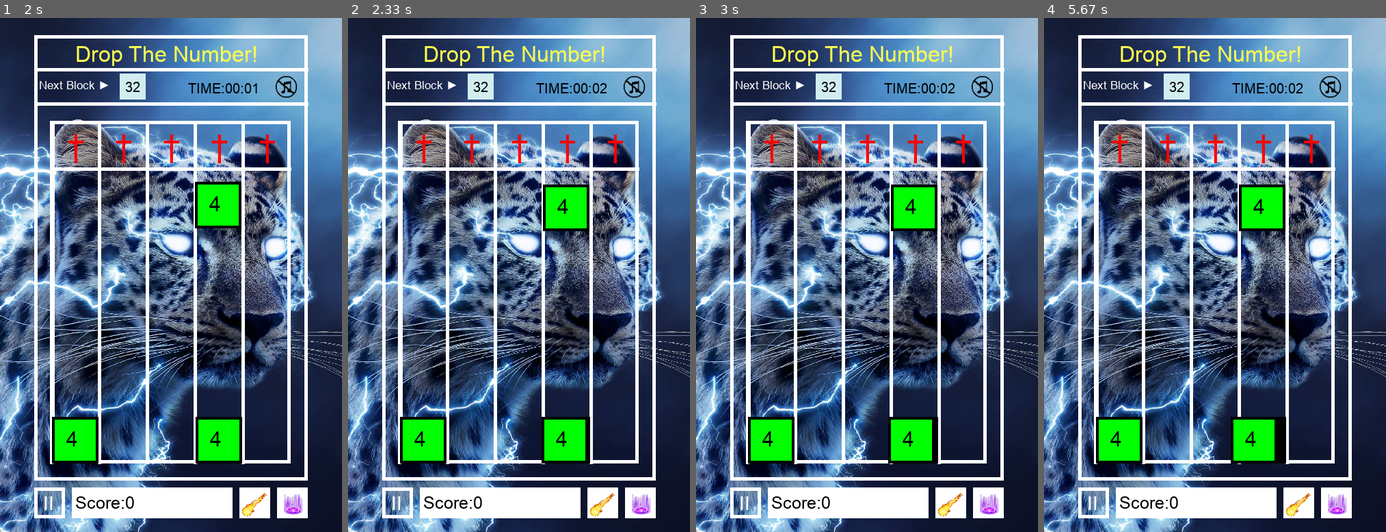
Above: before the commit, frames 1-4 (left to right).
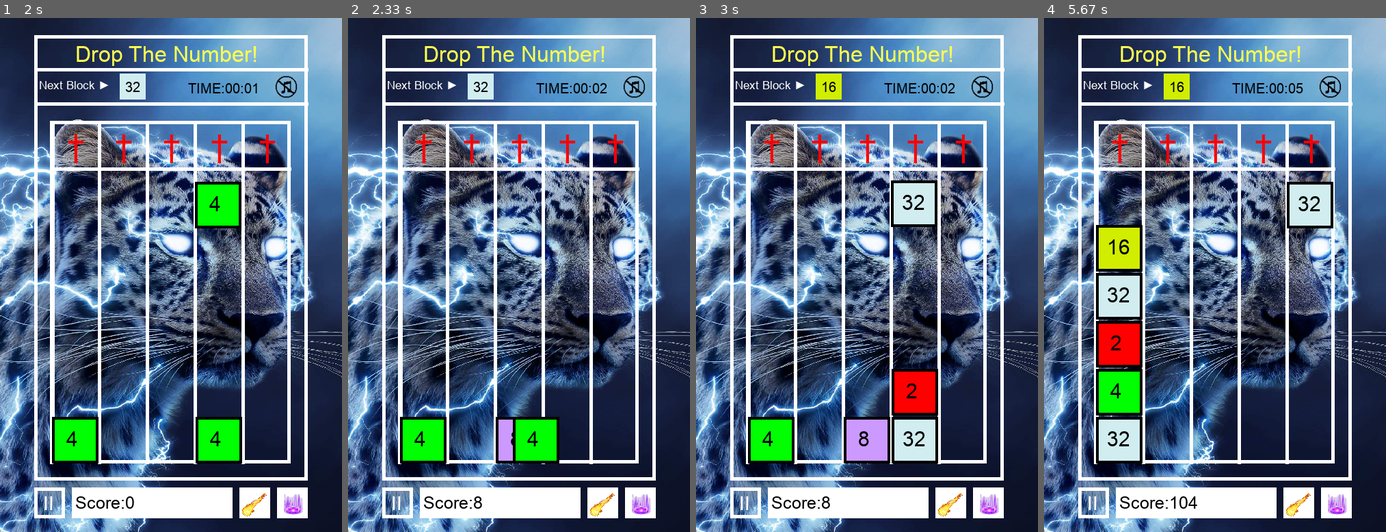
Above: after the commit, the same moments.

Repository: Allen-wa-ng/09170134githw1
Game: pygame game, started from game.py
Same seed, same stepped clock (60 frames per second), same inputs: the game is played once before the commit and once after it.
Inputs (mouse positions are in pixels of both pictures, inside the frame that each line leads up to):
- Up to frame 1 (2 s): click (171, 275) at 0.38 s; click (171, 310) at 0.72 s; click (290, 501) at 1.05 s; click (212, 321) at 1.38 s; click (88, 172) at 1.72 s
- Up to frame 2 (2.33 s): click (501, 408) at 2.05 s
- Up to frame 3 (3 s): click (955, 357) at 2.38 s; click (935, 233) at 2.72 s
- Up to frame 4 (5.67 s): click (1334, 408) at 3.05 s; click (1102, 326) at 3.38 s; click (1115, 177) at 3.72 s; click (1228, 254) at 4.05 s; click (1115, 244) at 4.38 s; click (1297, 501) at 4.72 s; click (1139, 182) at 5.05 s; click (1108, 305) at 5.38 s

Frame 1 is identical in both runs. In frame 2, 3.4% of the frame differs, in the area x 36-71%, y 32-96%; in frame 3, 5.1%; in frame 4, 10%, in the area x 15-85%, y 10-96%.

Commit message:
more animation

Diff:
--- a/game.py
+++ b/game.py
@@ -199,10 +199,40 @@
         rightLineY = len(blocks[x+1])-1
         if leftLineY>=y and rightLineY>=y:
             if blocks[x][y][0]==blocks[x-1][y][0] and blocks[x][y][0]==blocks[x+1][y][0]:
+                old = blocks[x][y][0]
+                ii=blocks[x+1][y][1]
+                jj=blocks[x-1][y][1]
                 blocks[x][y][0] *= 4
                 score += blocks[x][y][0]
                 dropAboveBlocks(x-1,y)
                 dropAboveBlocks(x+1,y)
+                while ii > blocks[x][y][1]:
+                    # Draw
+                    drawBackground()
+                    drawBorder()
+                    drawAllTexts()
+                    drawTime()
+                    drawAllBlocks()
+
+                    # Draw next block hint
+                    drawNextBlock()
+                    drawBlock(old,ii,blocks[x][y][2])
+                    pygame.display.update()
+                    ii-=1
+                while jj < blocks[x][y][1]:
+                    # Draw
+                    drawBackground()
+                    drawBorder()
+                    drawAllTexts()
+                    drawTime()
+                    drawAllBlocks()
+
+                    # Draw next block hint
+                    drawNextBlock()
+                    drawBlock(old,jj,blocks[x][y][2])
+                    pygame.display.update()
+                    jj+=1
+
                 merge(x,y)
                 merge(x-1,y)
                 merge(x+1,y)
@@ -217,13 +247,24 @@
         if leftLineY>=y:
             if blocks[x][y][0] == blocks[x-1][y][0]:
                 jj=blocks[x-1][y][1]
-                while jj < blocks[x][y][1]:
-                    drawBlock(blocks[x][y][0],jj,blocks[x][y][2])
-                    pygame.display.update()
-                    jj+=0.05
+                old=blocks[x][y][0]
+
                 blocks[x][y][0] *= 2
                 score += blocks[x][y][0]
                 dropAboveBlocks(x-1,y)
+                while jj < blocks[x][y][1]:
+                    # Draw
+                    drawBackground()
+                    drawBorder()
+                    drawAllTexts()
+                    drawTime()
+                    drawAllBlocks()
+
+                    # Draw next block hint
+                    drawNextBlock()
+                    drawBlock(old,jj,blocks[x][y][2])
+                    pygame.display.update()
+                    jj+=1
                 merge(x,y)
                 merge(x-1,y-1)
                 # somehting baout to check above
@@ -234,14 +275,24 @@
         rightLineY = len(blocks[x+1])-1
         if rightLineY>=y:
             if blocks[x][y][0] == blocks[x+1][y][0]:
+                old=blocks[x][y][0]
                 jj=blocks[x+1][y][1]
-                while jj > blocks[x][y][1]:
-                    drawBlock(blocks[x][y][0],jj,blocks[x][y][2])
-                    pygame.display.update()
-                    jj-=0.05
                 blocks[x][y][0] *= 2
                 score += blocks[x][y][0]
                 dropAboveBlocks(x+1, y)
+                while jj > blocks[x][y][1]:
+                    # Draw
+                    drawBackground()
+                    drawBorder()
+                    drawAllTexts()
+                    drawTime()
+                    drawAllBlocks()
+
+                    # Draw next block hint
+                    drawNextBlock()
+                    drawBlock(old,jj,blocks[x][y][2])
+                    pygame.display.update()
+                    jj-=1
                 merge(x,y)
                 merge(x+1,y-1)
                 # something about to check above
@@ -251,13 +302,23 @@
     if y>0:
         if blocks[x][y][0] == blocks[x][y-1][0]:
             jj=blocks[x][y][2]
-            while jj < blocks[x][y-1][2]:
-                drawBlock(blocks[x][y-1][0],blocks[x][y-1][1],jj)
-                pygame.display.update()
-                jj+=0.05
+            old=blocks[x][y][0]
             blocks[x][y-1][0] *= 2
             score += blocks[x][y-1][0]
             dropAboveBlocks(x,y)
+            while jj < blocks[x][y-1][2]:
+                # Draw
+                drawBackground()
+                drawBorder()
+                drawAllTexts()
+                drawTime()
+                drawAllBlocks()
+
+                # Draw next block hint
+                drawNextBlock()
+                drawBlock(old,blocks[x][y-1][1],jj)
+                pygame.display.update()
+                jj+=1
             merge(x,y)
             merge(x,y-1)
 
